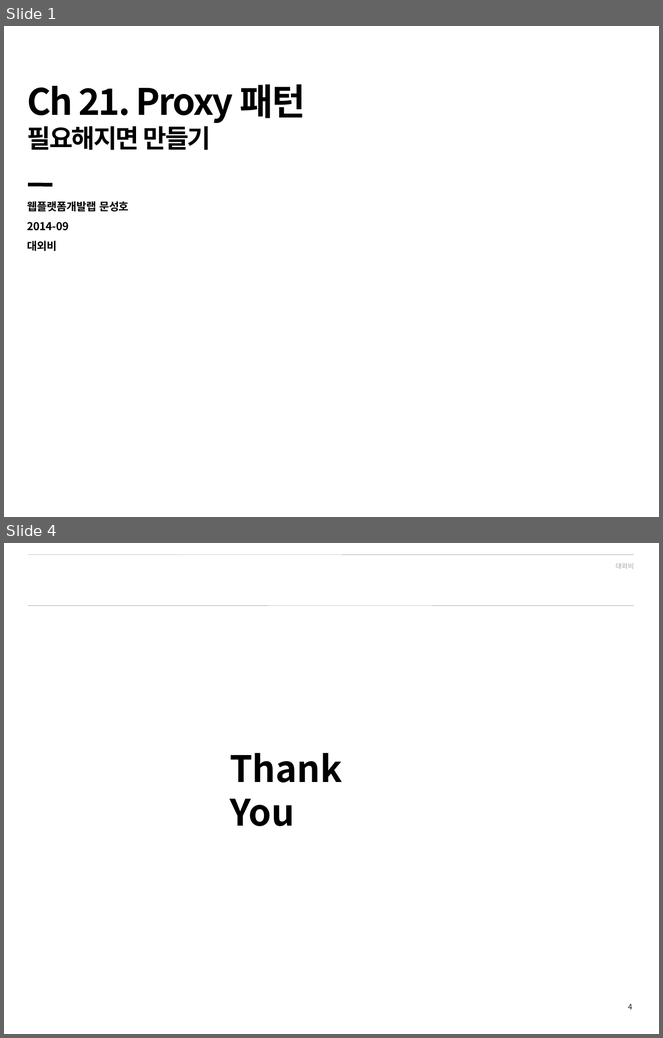
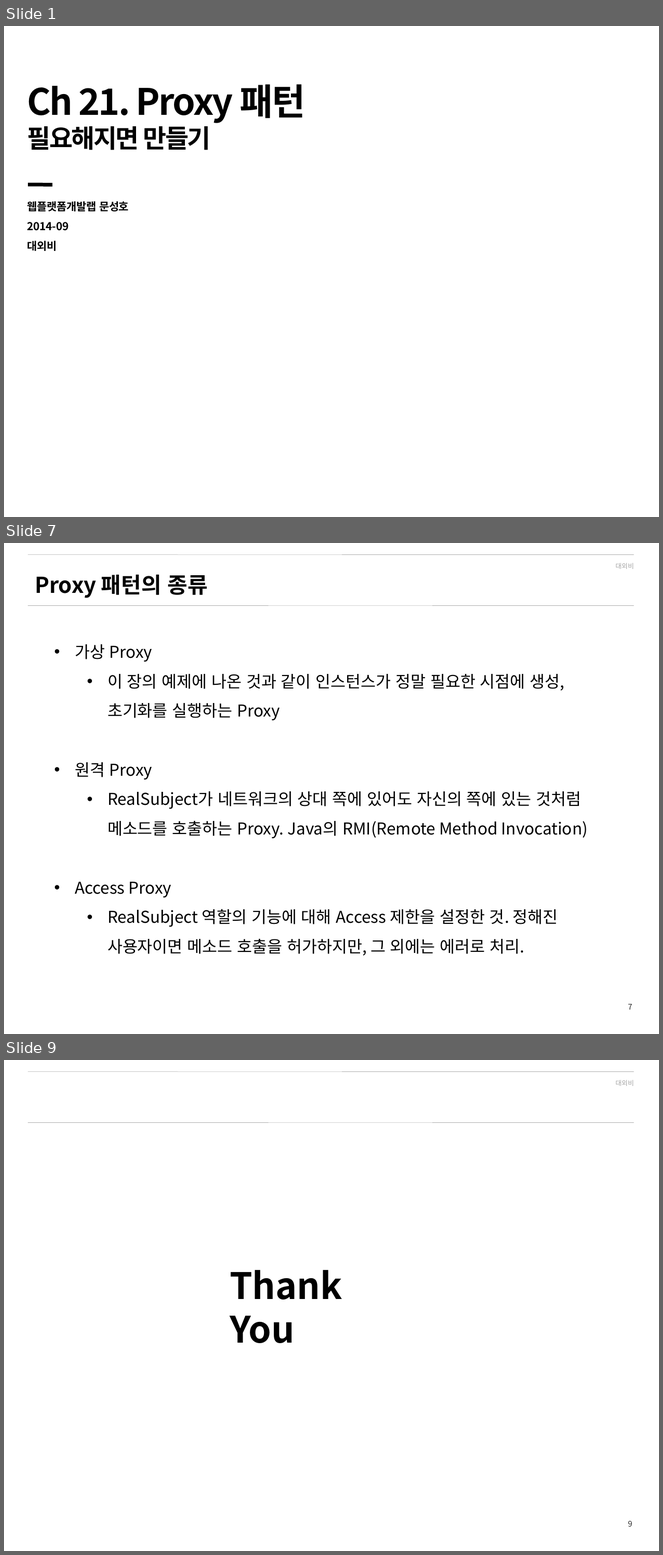
Before and after one commit to shyr/designpattern, a slide deck: src/_ppt/ch21.pptx. Shown one above the other, each under a label of ours: slides 1 and 4 before the commit, slides 1, 7 and 9 after it; the slides between them are not shown. The pictures are 663x1038 and 663x1555 pixels, drawn with LibreOffice and Linux fonts; fonts in the diff are those of the drawing; background and template pictures are left out. Boxes give left, top, right and bottom in pixels: in the first picture for what was removed or moved away, otherwise in the second. Text is boxed around its words. In the diff, an @@ line names an element or a change of style, - is before the commit and + after.

```diff
--- a/src/_ppt/ch21.pptx
+++ b/src/_ppt/ch21.pptx
@@ slide 7 added at [4,543,659,1034], background #FFFFFF; not listed: 4 template elements that a slide beside it also shows @@
@@ text added at [35,574,208,598], 24 pt, text #000000, bold @@
+Proxy 패턴의 종류
@@ text added at [75,644,588,956], 18 pt, text #000000 @@
+• 가상 Proxy
+  • 이 장의 예제에 나온 것과 같이 인스턴스가 정말 필요한 시점에 생성, 초기화를 실행하는 Proxy
+• 원격 Proxy
+  • RealSubject가 네트워크의 상대 쪽에 있어도 자신의 쪽에 있는 것처럼 메소드를 호출하는 Proxy. Java의 RMI(Remote Method Invocation)
+• Access Proxy
+  • RealSubject 역할의 기능에 대해 Access 제한을 설정한 것. 정해진 사용자이면 메소드 호출을 허가하지만, 그 외에는 에러로 처리.
@@ what was slide 4 is now slide 9 @@
@@ page number at [628,1521,632,1527]: text changed @@
-4
+9
```
Also in this commit, not shown: 6 other slides added, 2 slides removed, 3 other files.
